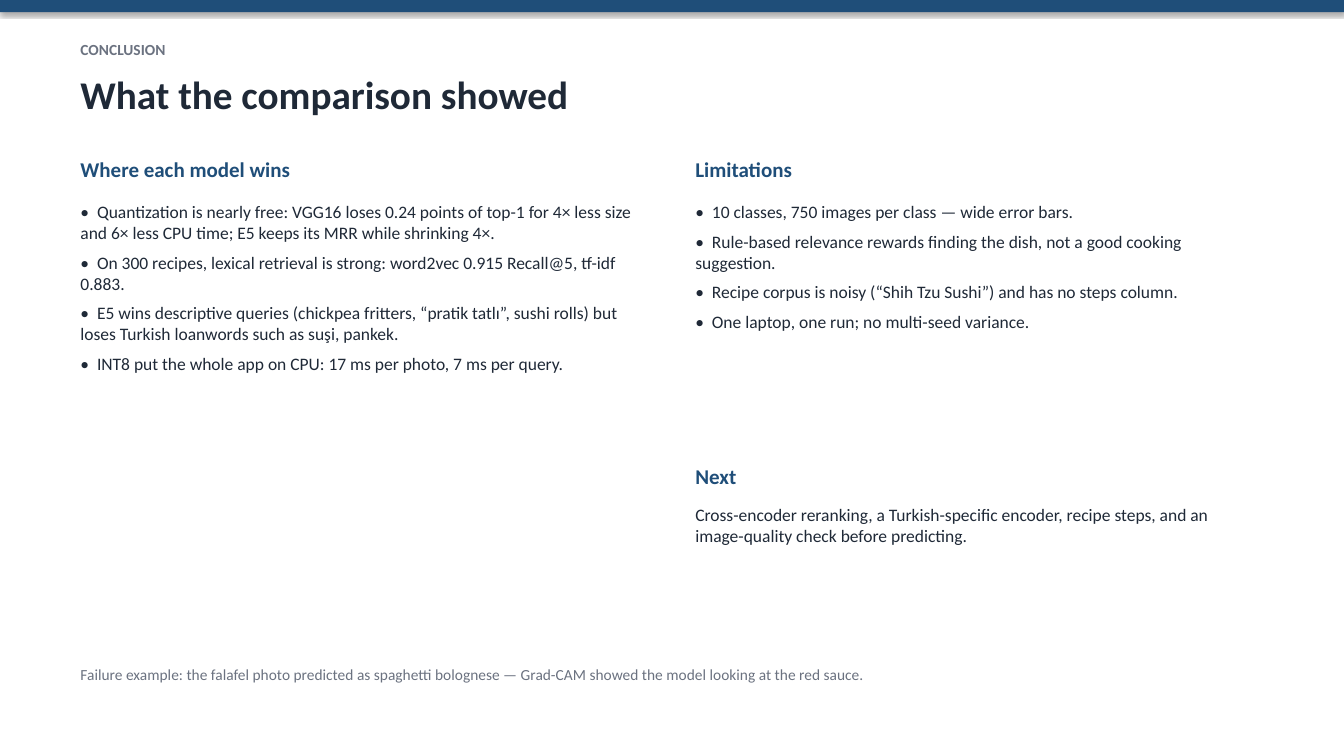
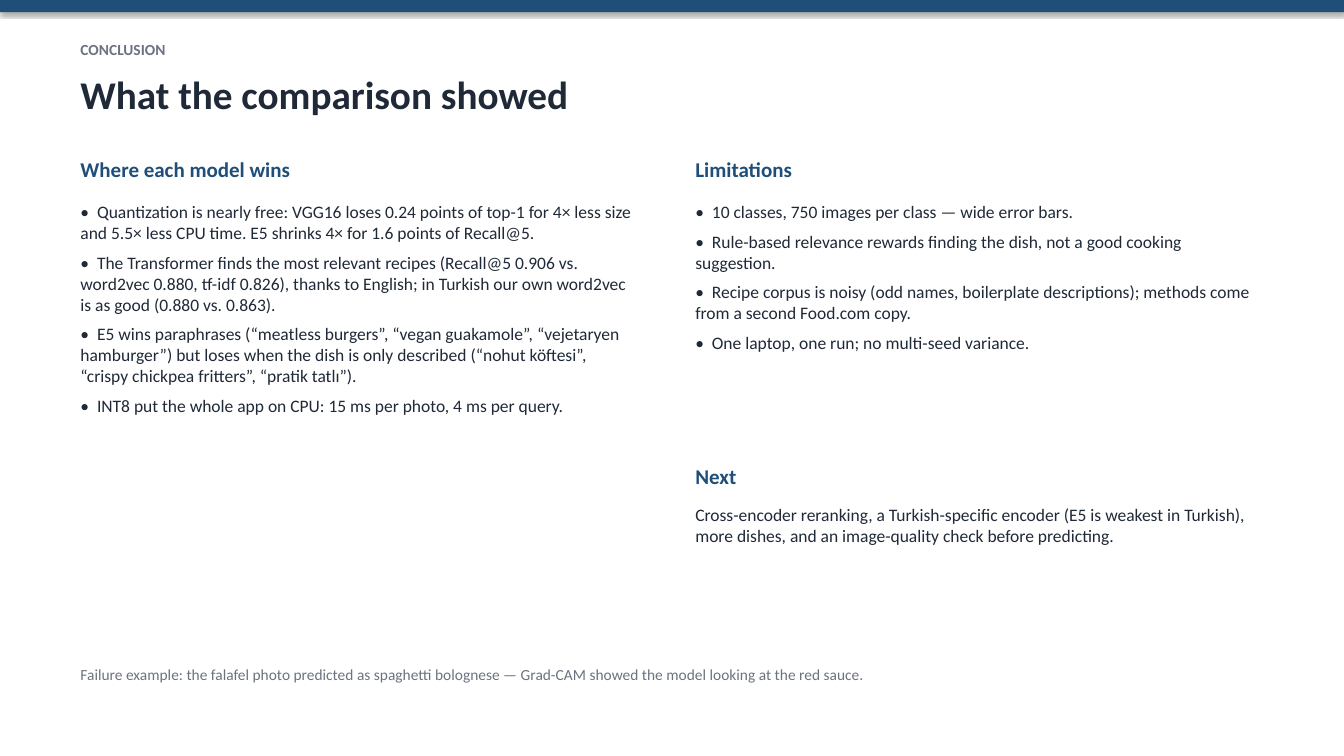
Before and after one commit to mehmeteminakkaya/swe015-food-recipe-finder, a slide deck: slide 11 of docs/slides.pptx. Drawn at 1344x756 pixels with LibreOffice and Linux fonts; fonts in the diff are those of the drawing. Boxes give left, top, right and bottom in pixels: in the first picture for what was removed or moved away, otherwise in the second. Text is boxed around its words. In the diff, an @@ line names an element or a change of style, - is before the commit and + after.

```diff
--- a/docs/slides.pptx
+++ b/docs/slides.pptx
@@ text at (80, 206, 631, 415): text changed @@
-• Quantization is nearly free: VGG16 loses 0.24 points of top-1 for 4× less size and 6× less CPU time; E5 keeps its MRR while shrinking 4×.
-• On 300 recipes, lexical retrieval is strong: word2vec 0.915 Recall@5, tf-idf 0.883.
-• E5 wins descriptive queries (chickpea fritters, “pratik tatlı”, sushi rolls) but loses Turkish loanwords such as suşi, pankek.
-• INT8 put the whole app on CPU: 17 ms per photo, 7 ms per query.
+• Quantization is nearly free: VGG16 loses 0.24 points of top-1 for 4× less size and 5.5× less CPU time. E5 shrinks 4× for 1.6 points of Recall@5.
+• The Transformer finds the most relevant recipes (Recall@5 0.906 vs. word2vec 0.880, tf-idf 0.826), thanks to English; in Turkish our own word2vec is as good (0.880 vs. 0.863).
+• E5 wins paraphrases (“meatless burgers”, “vegan guakamole”, “vejetaryen hamburger”) but loses when the dish is only described (“nohut köftesi”, “crispy chickpea fritters”, “pratik tatlı”).
+• INT8 put the whole app on CPU: 15 ms per photo, 4 ms per query.
@@ text at (695, 285, 1249, 322): text changed @@
-• Recipe corpus is noisy (“Shih Tzu Sushi”) and has no steps column.
+• Recipe corpus is noisy (odd names, boilerplate descriptions); methods come from a second Food.com copy.
@@ text at (695, 508, 1244, 545): text changed @@
-Cross-encoder reranking, a Turkish-specific encoder, recipe steps, and an image-quality check before predicting.
+Cross-encoder reranking, a Turkish-specific encoder (E5 is weakest in Turkish), more dishes, and an image-quality check before predicting.
```
Also in this commit, not shown: 8 other slides changed, 23 other files.
